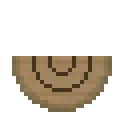
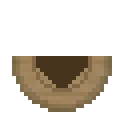
Layers edited between the first and the second w=128, h=128 image:
added layer "Layer 2" above "Layer 1" over left=36, top=56, right=88, bottom=88
painted on "Layer 1" over left=32, top=56, right=92, bottom=92
